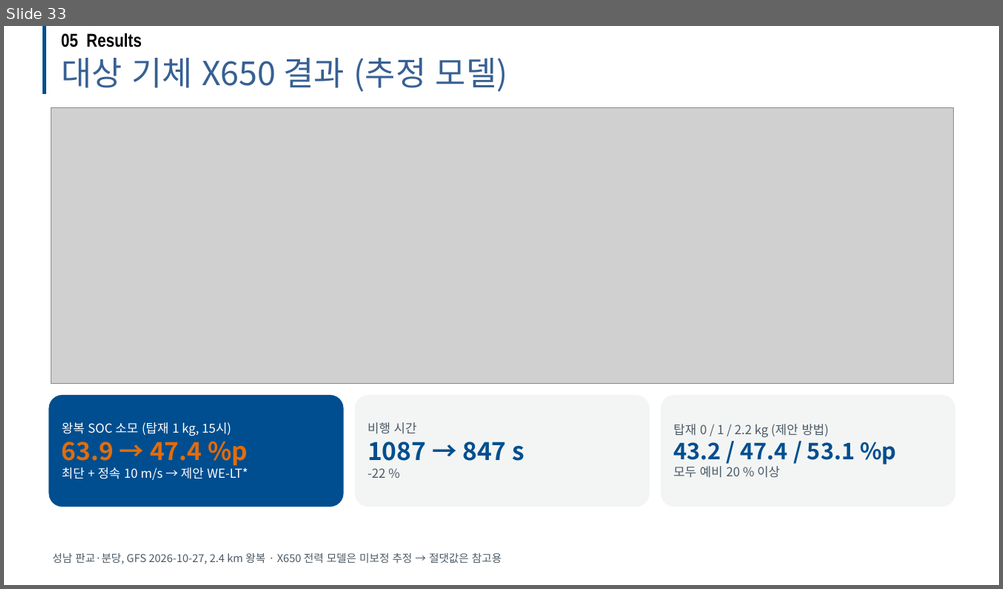
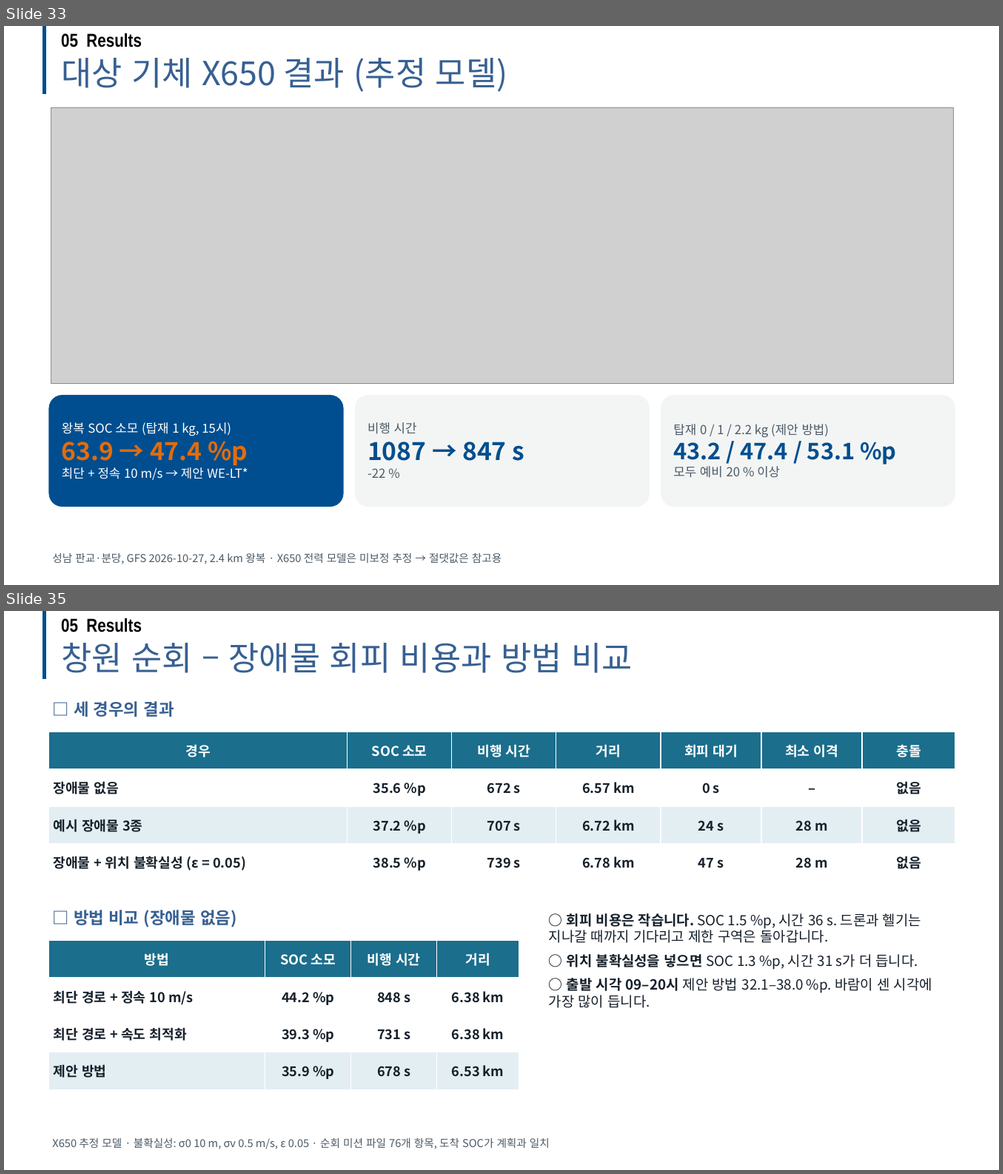
Before and after one commit to dnfl5345/Drone_path_opt, a slide deck: docs/drone_soc_academic_talk.pptx. Shown one above the other, each under a label of ours: slide 33 before the commit, slides 33 and 35 after it; the slides between them are not shown. The pictures are 1003x589 and 1003x1174 pixels, drawn with LibreOffice and Linux fonts; fonts in the diff are those of the drawing; grey boxes stand for pictures; background and template pictures are left out. Boxes give left, top, right and bottom in pixels: in the first picture for what was removed or moved away, otherwise in the second. Text is boxed around its words. In the diff, an @@ line names an element or a change of style, - is before the commit and + after.

```diff
--- a/docs/drone_soc_academic_talk.pptx
+++ b/docs/drone_soc_academic_talk.pptx
@@ slide 35 added at (x1=4, y1=611, x2=999, y2=1170), background #FFFFFF @@
@@ line added from (44, 611) to (44, 680), #004E8F 3.5 pt @@
@@ text added at (x1=61, y1=618, x2=142, y2=632), 18 pt, text #000000, bold @@
+05 Results
@@ text added at (x1=61, y1=642, x2=632, y2=673), 32 pt, text #376092 @@
+창원 순회 – 장애물 회피 비용과 방법 비교
@@ text added at (x1=74, y1=701, x2=174, y2=717), 16 pt, text #376092, bold @@
+□ 세 경우의 결과
@@ table added at (x1=48, y1=732, x2=956, y2=881), 4 rows, 7 columns @@
+경우 | SOC 소모 | 비행 시간 | 거리 | 회피 대기 | 최소 이격 | 충돌
+장애물 없음 | 35.6 %p | 672 s | 6.57 km | 0 s | – | 없음
+예시 장애물 3종 | 37.2 %p | 707 s | 6.72 km | 24 s | 28 m | 없음
+장애물 + 위치 불확실성 (ε = 0.05) | 38.5 %p | 739 s | 6.78 km | 47 s | 28 m | 없음
@@ text added at (x1=74, y1=910, x2=237, y2=928), 16 pt, text #376092, bold @@
+□ 방법 비교 (장애물 없음)
@@ text added at (x1=549, y1=914, x2=932, y2=1008), 13.5 pt, text #16202A @@
+○ 회피 비용은 작습니다. SOC 1.5 %p, 시간 36 s. 드론과 헬기는 지나갈 때까지 기다리고 제한 구역은 돌아갑니다.
+○ 위치 불확실성을 넣으면 SOC 1.3 %p, 시간 31 s가 더 듭니다.
+○ 출발 시각 09–20시 제안 방법 32.1–38.0 %p. 바람이 센 시각에 가장 많이 듭니다.
@@ table added at (x1=48, y1=941, x2=519, y2=1090), 4 rows, 4 columns @@
+방법 | SOC 소모 | 비행 시간 | 거리
+최단 경로 + 정속 10 m/s | 44.2 %p | 848 s | 6.38 km
+최단 경로 + 속도 최적화 | 39.3 %p | 731 s | 6.38 km
+제안 방법 | 35.9 %p | 678 s | 6.53 km
@@ text added at (x1=52, y1=1138, x2=549, y2=1150), 10.5 pt, text #4C5A66 @@
+X650 추정 모델 · 불확실성: σ0 10 m, σv 0.5 m/s, ε 0.05 · 순회 미션 파일 76개 항목, 도착 SOC가 계획과 일치
```
Also in this commit, not shown: 4 slides changed, 1 other slide added, 1 other file.
